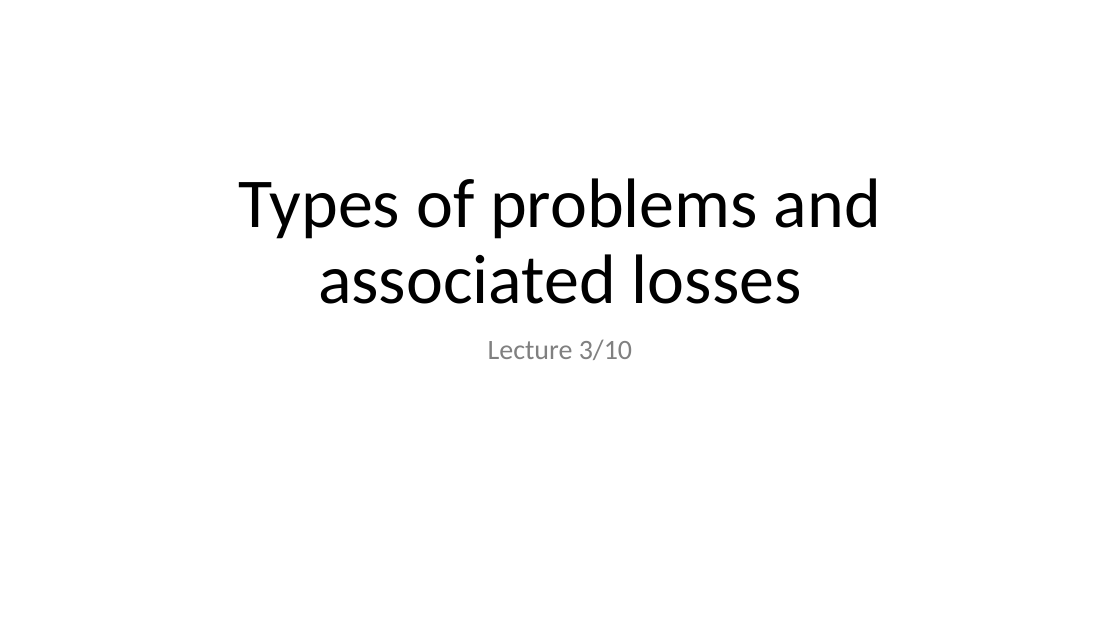
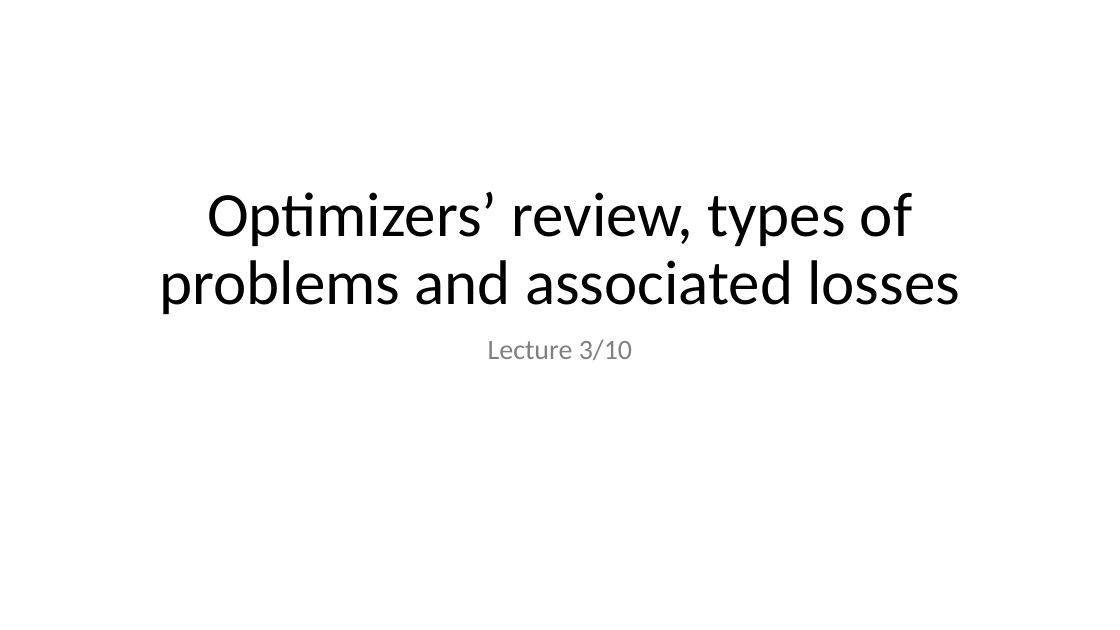
Before and after one commit to MICS-Lab/DeepLearningCourse, a slide deck: slide 1 of Slides_3.pptx. Drawn at 1120x630 pixels with LibreOffice and Linux fonts; fonts in the diff are those of the drawing. Boxes give left, top, right and bottom in pixels: in the first picture for what was removed or moved away, otherwise in the second. Text is boxed around its words. In the diff, an @@ line names an element or a change of style, - is before the commit and + after.

```diff
--- a/Slides_3.pptx
+++ b/Slides_3.pptx
@@ title at bbox=[159, 191, 960, 314]: text changed; size 60 to 54 pt @@
-Types of problems and associated losses
+Optimizers’ review, types of problems and associated losses
```
Also in this commit, not shown: 1 other slide changed, 1 slide added.
